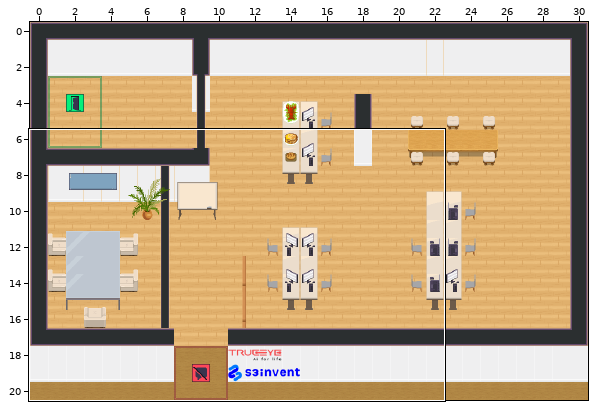
An edit to a level. Tiled map (JSON), map.tmj. The first picture is a wide view before the edit; the outline marks the close-up.
Close-up. Old version:
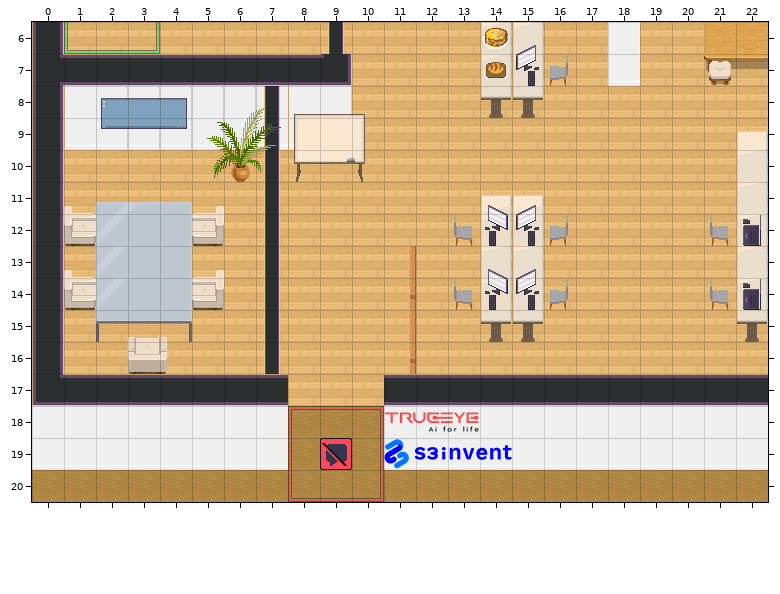
Cells are 32x32 px. Shown: x 0..22, y 6..20.
Now the later version:
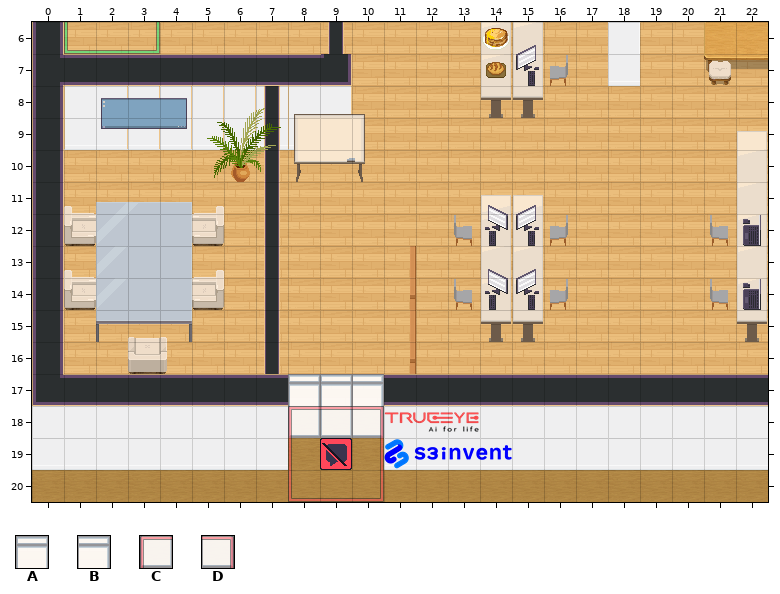
Key: from "Chunk 1": A 75, B 76, C 78, D 79.
_ is an empty cell.
See-through tiles are keyed as they look on the map.
From old to new:
Layer "furniture/desktop":
The edit adds tile A in row 17 at x 8 to 9.
The edit adds tile B in row 17 at x 10.
The edit adds tile C in row 18 at x 8 to 9.
The edit adds tile D in row 18 at x 10.
Pixel boxes of the changes (left, top, right, bottom) in both close-ups:
added: (288, 374, 384, 438)
